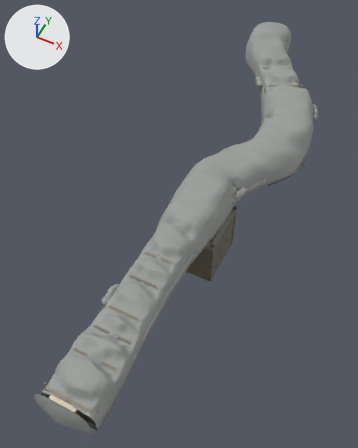
Two versions of the Blender file art/blender/gullet-mine.blend, one commit apart.
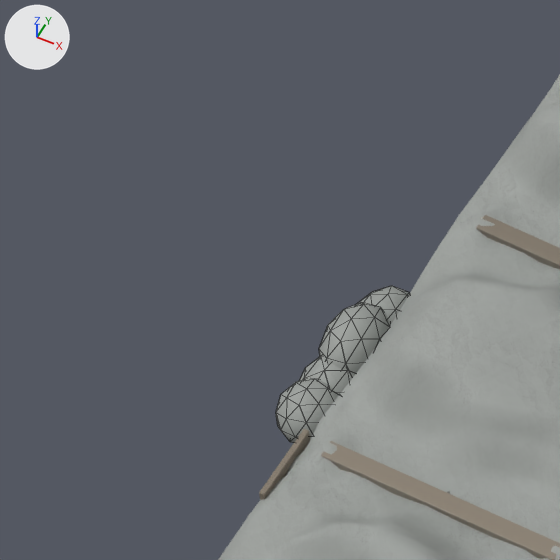
The first picture shows the older version from a 50 mm lens placed at (1.2, -36.9, 57.2), pointed at (-24.3, 14.1, -6.6). The close-ups show the older and then the newer version on the part from 18% to 39% of the width and 55% to 72% of the height of that picture. Only the edits that show in the close-ups are written down. The axes (+X, +Y, +Z) are drawn at upper left. The lights are the same throughout. The close-ups show mesh edges as thin lines.

In view in the first close-up: 'TimberSets', 'cave_001', 'matrix_001', 'woodDark_001'.
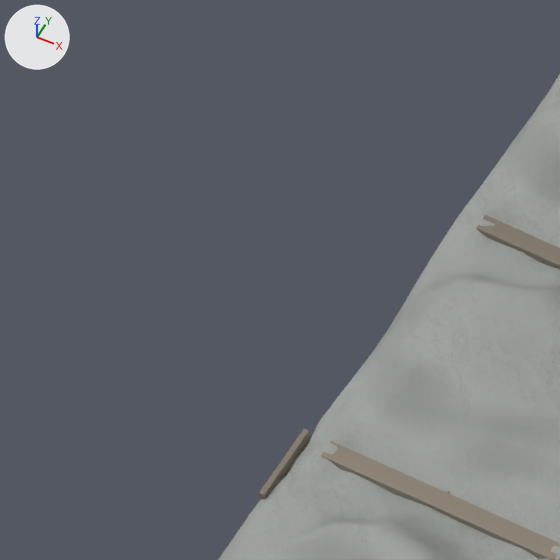
Scene script edits in JSON lines:
```json
{"op": "remove", "block": "ob_matrix_001", "code": ["ob_matrix_001 = bpy.data.objects.new('matrix_001', me_mesh_57)", "ob_matrix_001.parent = ob_group_014", "ob_matrix_001.location = (0.0, 0.0, 0.0)"]}
```

Boxes (x1, y1, x2, y2) around the edits, measured in the close-ups (560 x 560 px):
```json
{"object": "matrix_001", "change": "deleted", "before": [276, 286, 410, 443]}
```
